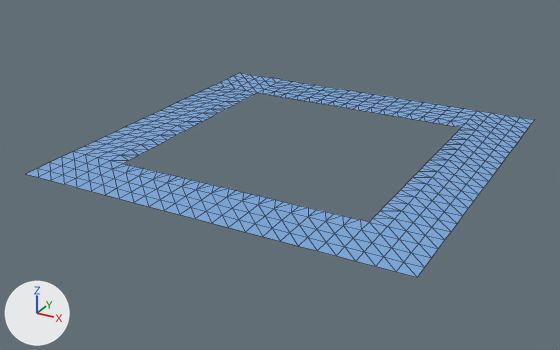
One commit to the glTF model assets/models/water-swell-48-far.glb: the scene before it, then after it.
Both versions are drawn from a 50 mm lens placed at (1351.0, -2645.0, 1164.0), pointed at (-55.0, -88.0, -114.0). Arrows for +X, +Y and +Z are at lower left; the lights stay in place. The first picture is the older version. Mesh edges are drawn as thin lines.

Objects in the first picture: 'SwellFar'.
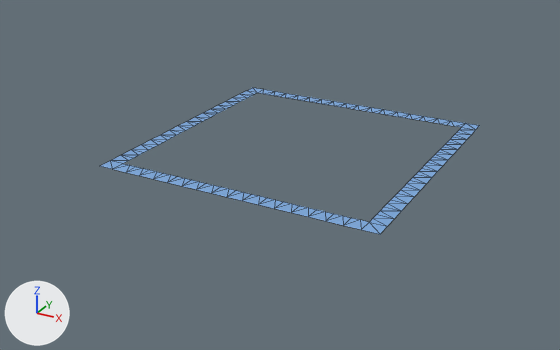
What changed in the scene script:
```text
Change me_swellfar:
    used by ob_swellfar; location = (0.0, 0.0, 0.0)
    remove me_swellfar.from_pydata(...)  # 464 vertices, 704 faces; spans x -768.0..768.0, y -768.0..768.0, z 0.0
    add me_swellfar.from_pydata(...)  # 200 vertices, 200 faces; spans x -576.0..576.0, y -576.0..576.0, z 0.0
    me_swellfar part 1
    264 vertices are removed from x -768.0..768.0, y -768.0..768.0, z 0.0
    504 faces are deleted
```

Changed parts and their boxes (x1, y1, x2, y2) in the pictures (560 x 350 px):
'SwellFar', reshaped (25% narrower, 28% shorter): before (27, 73, 534, 277); after (101, 88, 480, 234)
part 1 of me_swellfar, deleted (blue): before (27, 73, 534, 277)
